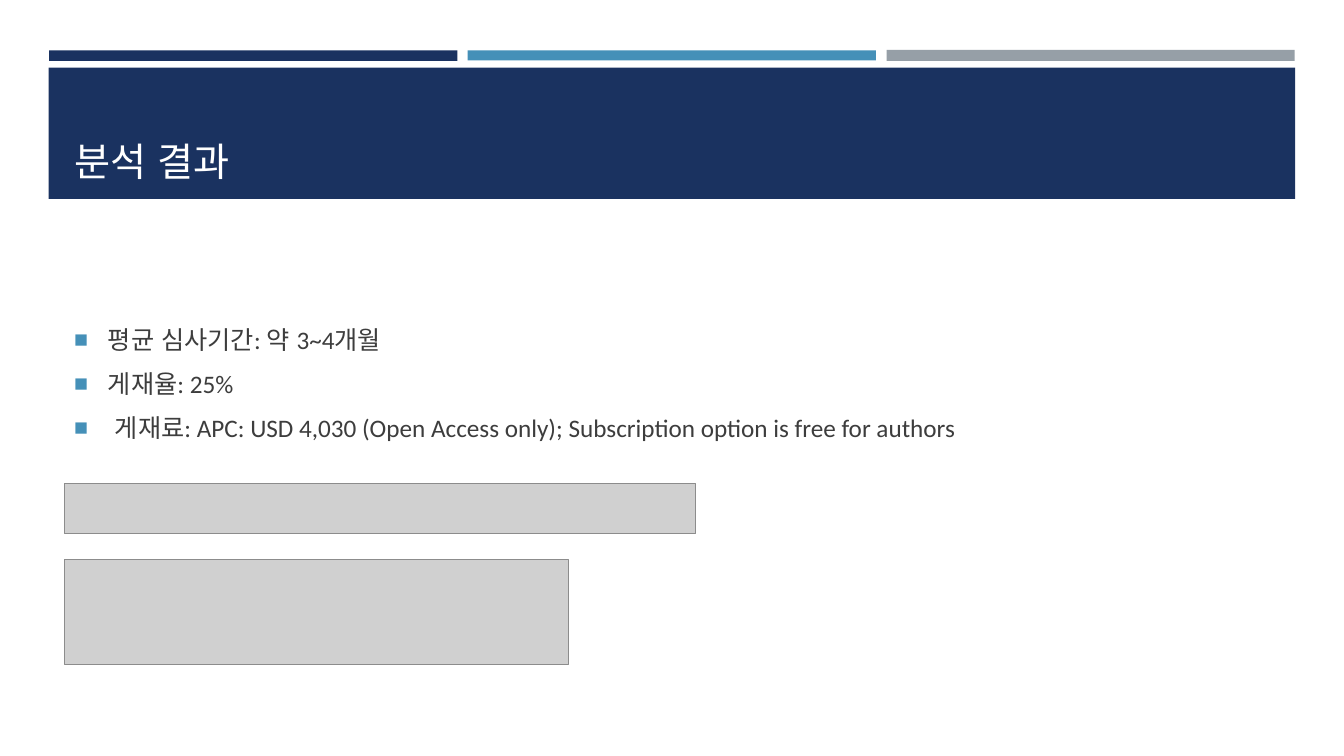
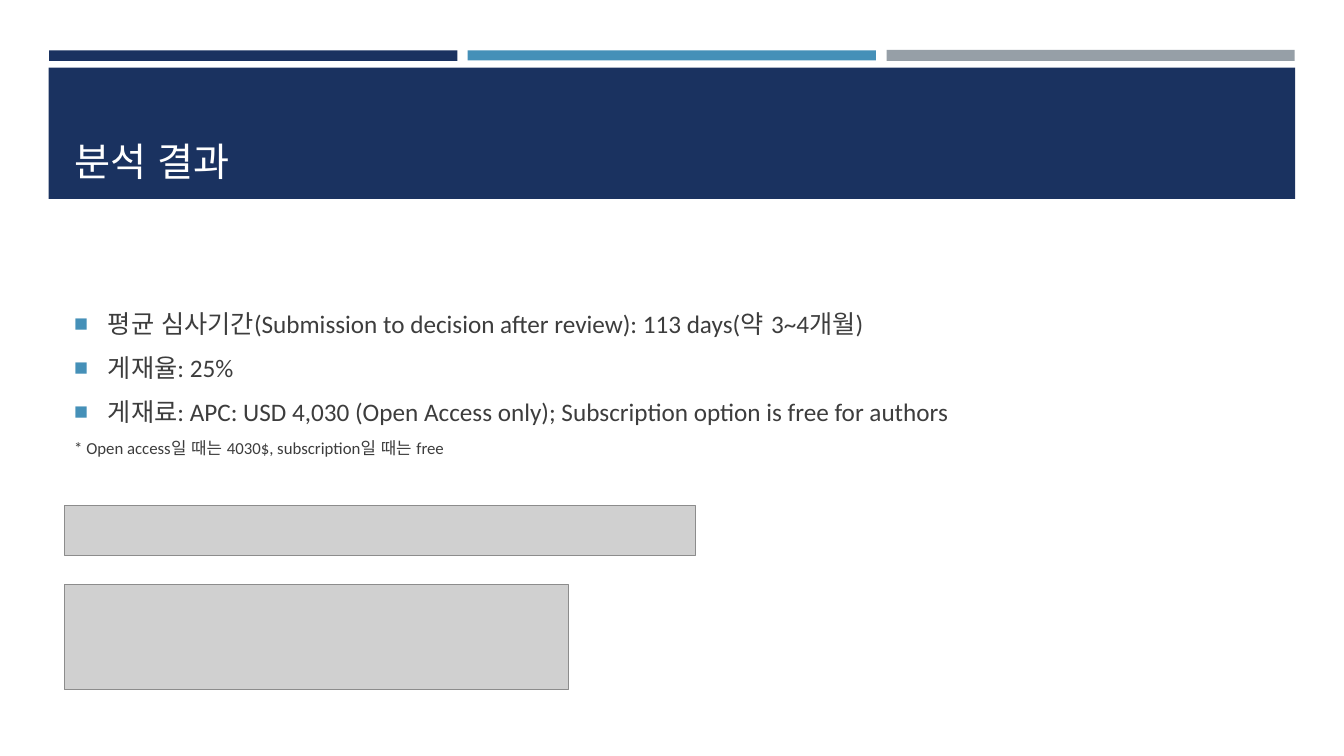
Before and after one commit to dbsdn541-ui/CSE--, a slide deck: slide 10 of CFD_저널 분석 ppt.pptx. Drawn at 1344x756 pixels with LibreOffice and Linux fonts; fonts in the diff are those of the drawing; grey boxes stand for pictures. Boxes give left, top, right and bottom in pixels: in the first picture for what was removed or moved away, otherwise in the second. Text is boxed around its words. In the diff, an @@ line names an element or a change of style, - is before the commit and + after.

```diff
--- a/CFD_저널 분석 ppt.pptx
+++ b/CFD_저널 분석 ppt.pptx
@@ text at bbox=[108, 312, 863, 337]: text changed @@
-■ 평균 심사기간: 약 3~4개월
+■ 평균 심사기간(Submission to decision after review): 113 days(약 3~4개월)
@@ text at bbox=[86, 440, 443, 457]: paragraph added @@
+* Open access일 때는 4030$, subscription일 때는 free
@@ picture: place and size @@
-picture at bbox=[65, 484, 697, 534]
+picture at bbox=[65, 506, 697, 557]
@@ picture: place and size @@
-picture at bbox=[65, 560, 569, 665]
+picture at bbox=[65, 585, 569, 691]
```
Also in this commit, not shown: 9 other slides changed, 2 slides added.
